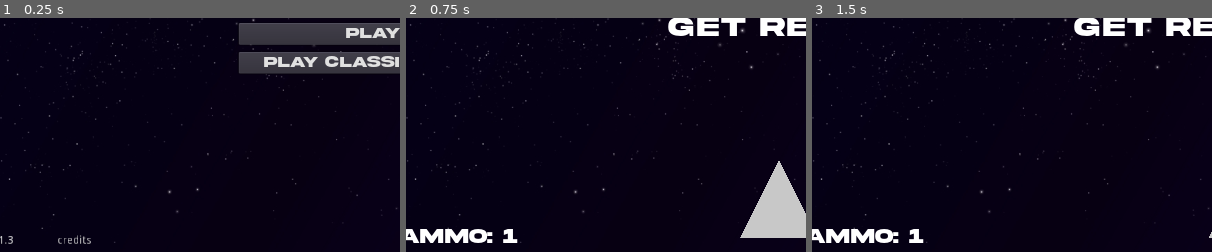
Above: before the commit, frames 1-3 (left to right).
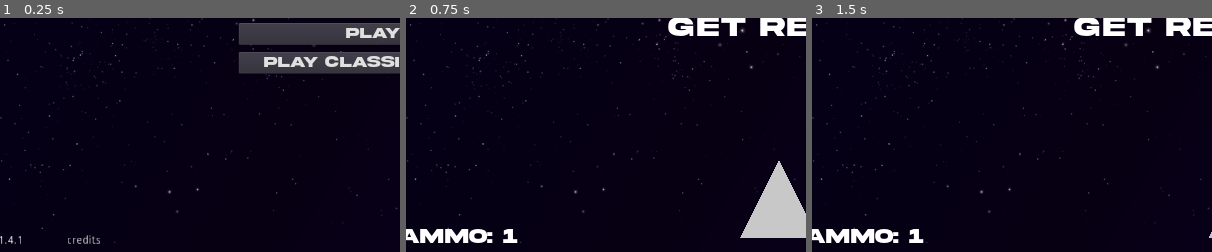
Above: after the commit, the same moments.

Repository: gabelstapler6/WIOS
Game: Godot game, scene res://Scenes/Main.tscn
Two runs of this game, one before a commit and one after it. Both use one fixed random seed, a clock stepped at 60 frames per second and the inputs below.
Inputs:
- Up to frame 1 (0.25 s): no input
- Up to frame 2 (0.75 s): click "play" at 0.5 s
- Up to frame 3 (1.5 s): tap Enter at 1.25 s; hold Right (ui_right) from 1.28 s (still down)
The pictures show only the part of the screen within x 3-53%, y 47-97%; the shares and areas given below are measured in that part.

The runs differ from the first frame. In frame 1, 0.2% of the frame differs, in the area x 2-25%, y 92-97%; in frame 2, nothing differs; in frame 3, nothing differs.

Commit message:
Version aktualisiert

Diff:
--- a/Scenes/script/MainMenu.gd
+++ b/Scenes/script/MainMenu.gd
@@ -4,12 +4,12 @@
 signal sound_off
 signal start_game
 
-export var version = 1.3
+export var version = "1.4.1"
 
 
 # Called when the node enters the scene tree for the first time.
 func _ready():
-	$VBoxContainer/HBoxContainer/VersionLabel.text = "v" + str(version)
+	$VBoxContainer/HBoxContainer/VersionLabel.text = "v" + version
 
 
 func update_score(player_score):
